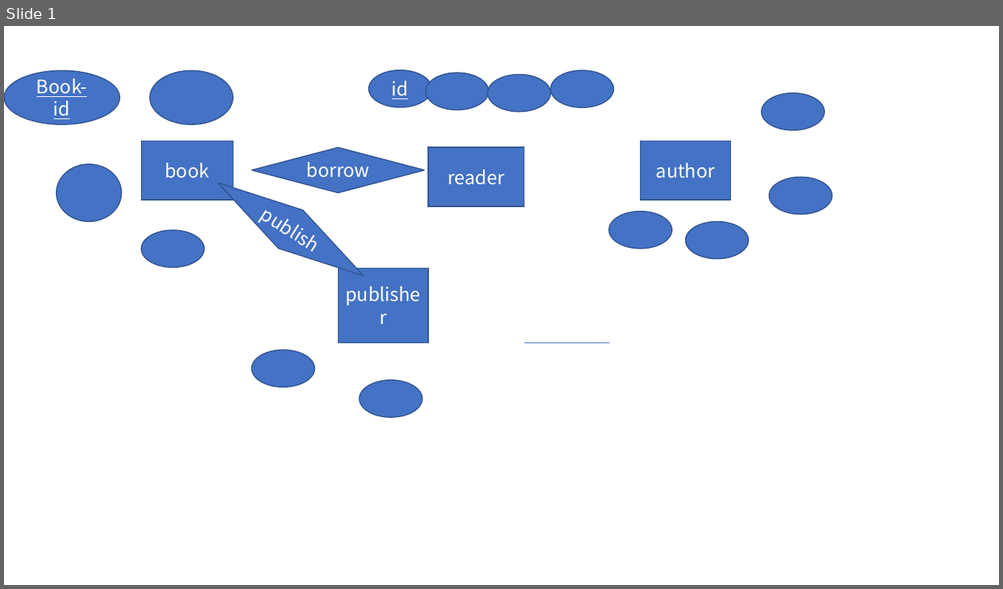
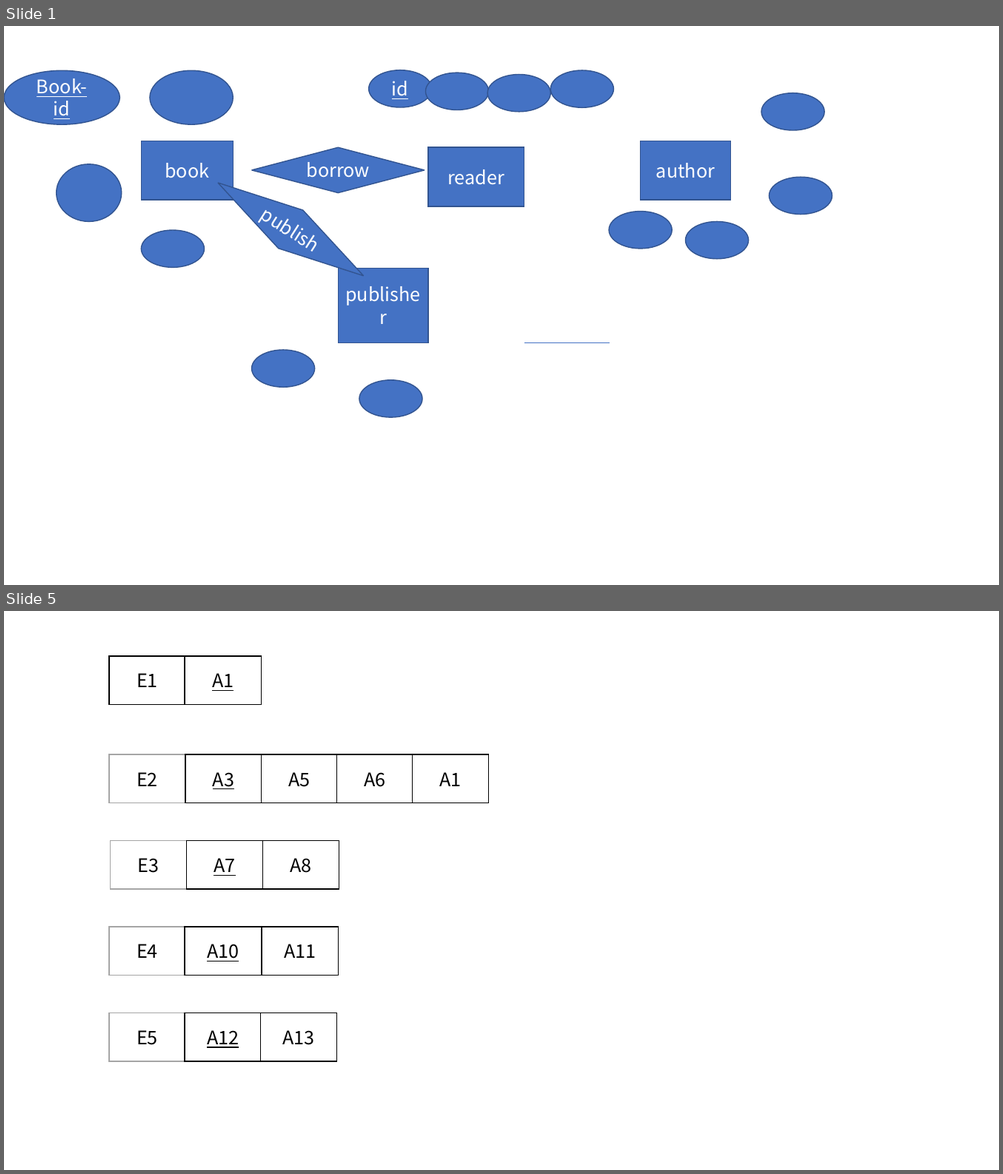
Before and after one commit to Even012/unswcode, a slide deck: 2023 T1/9311/ER1.pptx. Shown one above the other, each under a label of ours: slide 1 before the commit, slides 1 and 5 after it; the slides between them are not shown. The pictures are 1003x589 and 1003x1174 pixels, drawn with LibreOffice and Linux fonts; fonts in the diff are those of the drawing. Boxes give left, top, right and bottom in pixels: in the first picture for what was removed or moved away, otherwise in the second. Text is boxed around its words. In the diff, an @@ line names an element or a change of style, - is before the commit and + after.

```diff
--- a/2023 T1/9311/ER1.pptx
+++ b/2023 T1/9311/ER1.pptx
@@ slide 5 added at [4, 611, 999, 1170], background #FFFFFF @@
@@ rectangle added at [109, 655, 185, 704], fill #FFFFFF, outline #000000 1 pt, 18 pt, text #000000 @@
+E1
@@ rectangle added at [185, 655, 261, 704], fill #FFFFFF, outline #000000 1 pt, 18 pt, text #000000, underline @@
+A1
@@ rectangle added at [109, 755, 185, 803], fill #FFFFFF, outline #A5A5A5 1 pt, 18 pt, text #000000 @@
+E2
@@ rectangle added at [185, 755, 262, 803], fill #FFFFFF, outline #000000 1 pt, 18 pt, text #000000, underline @@
+A3
@@ rectangle added at [262, 755, 338, 803], fill #FFFFFF, outline #000000 1 pt, 18 pt, text #000000 @@
+A5
@@ rectangle added at [337, 755, 413, 803], fill #FFFFFF, outline #000000 1 pt, 18 pt, text #000000 @@
+A6
@@ rectangle added at [412, 755, 488, 803], fill #FFFFFF, outline #000000 1 pt, 18 pt, text #000000 @@
+A1
@@ rectangle added at [110, 841, 186, 889], fill #FFFFFF, outline #A5A5A5 1 pt, 18 pt, text #000000 @@
+E3
@@ rectangle added at [187, 841, 263, 889], fill #FFFFFF, outline #000000 1 pt, 18 pt, text #000000, underline @@
+A7
@@ rectangle added at [263, 841, 339, 889], fill #FFFFFF, outline #000000 1 pt, 18 pt, text #000000 @@
+A8
@@ rectangle added at [109, 927, 185, 976], fill #FFFFFF, outline #A5A5A5 1 pt, 18 pt, text #000000 @@
+E4
@@ rectangle added at [185, 927, 261, 976], fill #FFFFFF, outline #000000 1 pt, 18 pt, text #000000, underline @@
+A10
@@ rectangle added at [262, 927, 338, 976], fill #FFFFFF, outline #000000 1 pt, 18 pt, text #000000 @@
+A11
@@ rectangle added at [109, 1013, 185, 1062], fill #FFFFFF, outline #A5A5A5 1 pt, 18 pt, text #000000 @@
+E5
@@ rectangle added at [185, 1013, 261, 1062], fill #FFFFFF, outline #000000 1 pt, 18 pt, text #000000, underline @@
+A12
@@ rectangle added at [261, 1013, 337, 1062], fill #FFFFFF, outline #000000 1 pt, 18 pt, text #000000 @@
+A13
```
Also in this commit, not shown: 1 slide changed, 2 other slides added, 41 other files.
